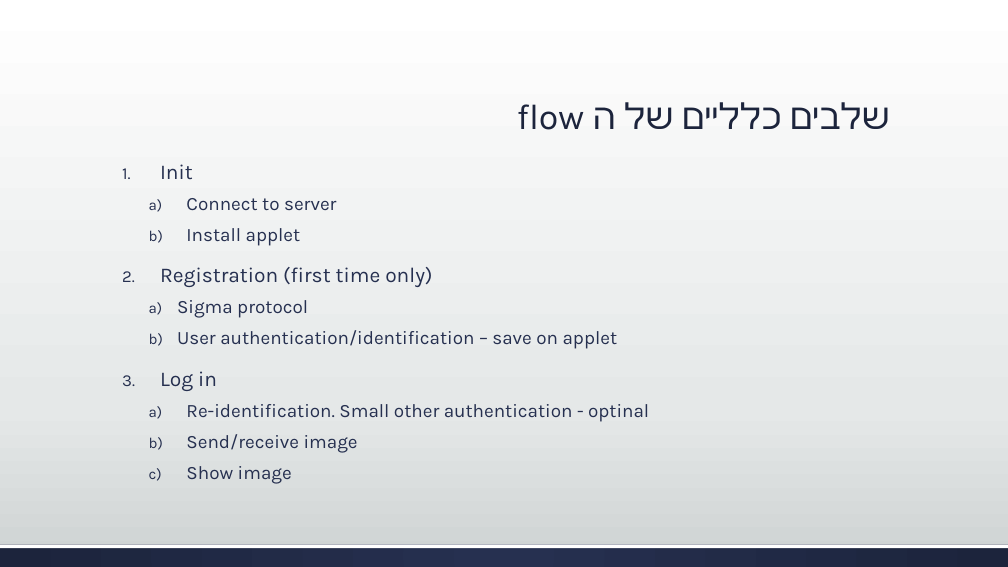
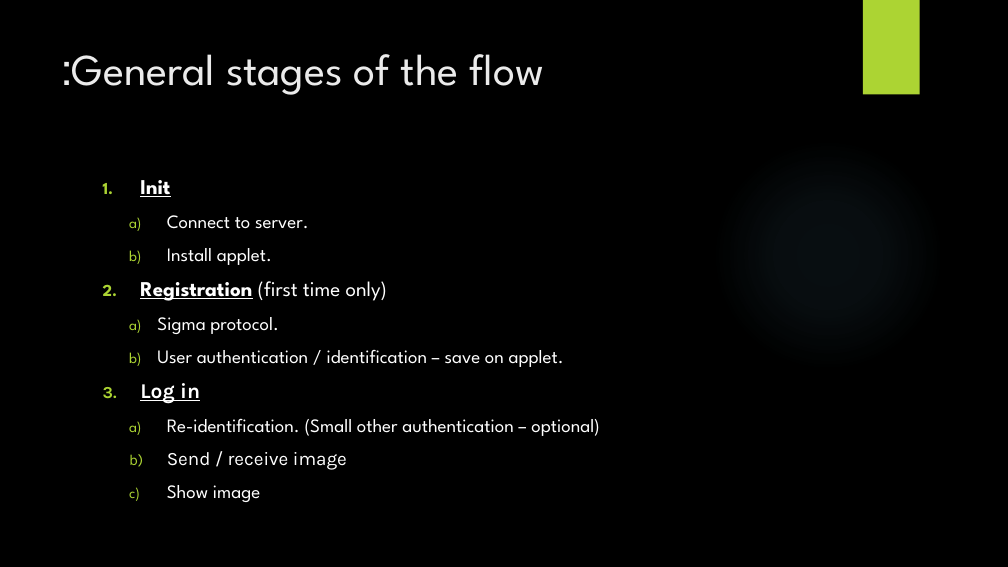
Before and after one commit to YishaiShilo/OurProject, a slide deck: slide 3 of Secure image display flow and details.pptx. Drawn at 1008x567 pixels with LibreOffice and Linux fonts; fonts in the diff are those of the drawing; background and template pictures are left out. Boxes give left, top, right and bottom in pixels: in the first picture for what was removed or moved away, otherwise in the second. Text is boxed around its words. In the diff, an @@ line names an element or a change of style, - is before the commit and + after.

```diff
--- a/Secure image display flow and details.pptx
+++ b/Secure image display flow and details.pptx
@@ background gradient #FFFFFF to #E5E8E8 to #CDD2D2 to picture (left out) @@
@@ rectangle added at [863, 0, 920, 95], fill #ACD433 @@
@@ title "General stages of the flow:" at [72, 54, 544, 95]: vertical alignment bottom to top @@
@@ title at [72, 54, 544, 95]: text changed; size 34 to 42 pt; font Karla to League Spartan; text colour #1D243C to #EBEBEB @@
-שלבים כלליים של ה flow
+General stages of the flow:
@@ ellipse added at [712, 138, 944, 371], fill gradient #7AC4F0 @@
@@ text "Init": place and size @@
-text "Init" at [160, 164, 649, 484]
+text "Init" at [140, 180, 600, 502]
@@ text at [140, 180, 387, 502]: font Karla to League Spartan in "Init", "Registration (first time only)", "Show image"; text colour #263050 to #FFFFFF in "Init", "Registration (first time only)", "Log in", "Show image"; bold on, underline on in "Init", "Registration", "Log in"; line spacing 0.9 to 1; less space between paragraphs; bullet colour #263050 to #ACD433 @@
@@ text at [167, 215, 309, 265]: text changed; font Karla to League Spartan; text colour #263050 to #FFFFFF @@
-  a) Connect to server
-  b) Install applet
+  a) Connect to server.
+  b) Install applet.
@@ text at [157, 317, 564, 367]: text changed; font Karla to League Spartan; text colour #263050 to #FFFFFF @@
-  a) Sigma protocol
-  b) User authentication/identification – save on applet
+  a) Sigma protocol.
+  b) User authentication / identification – save on applet.
@@ text at [167, 418, 600, 470]: text changed; font Karla to League Spartan; text colour #263050 to #FFFFFF @@
-  a) Re-identification. Small other authentication - optinal
-  b) Send/receive image
+  a) Re-identification. (Small other authentication – optional)
+  b) Send / receive image
@@ rectangle removed at [0, 544, 1008, 567] @@
@@ rectangle removed at [0, 544, 1008, 548] @@
```
Also in this commit, not shown: 5 other slides changed, 1 slide added, 2 slides removed.
